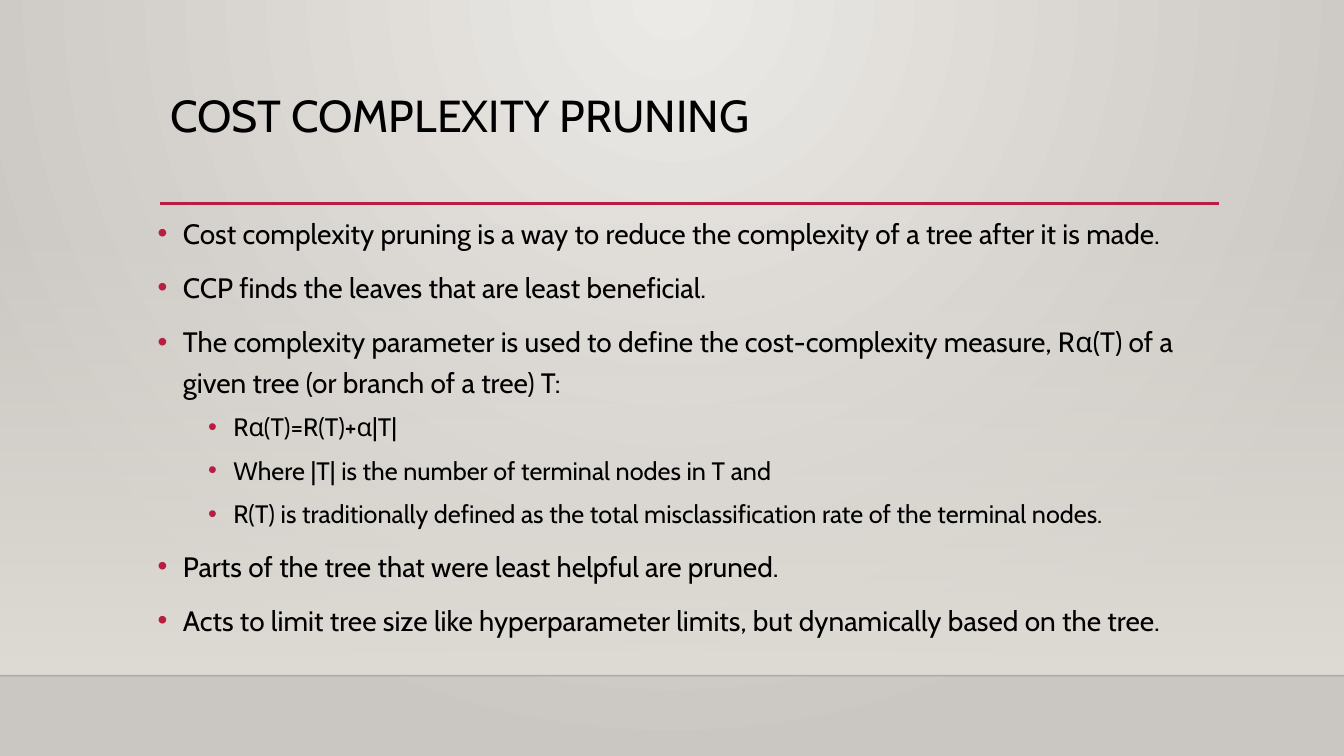
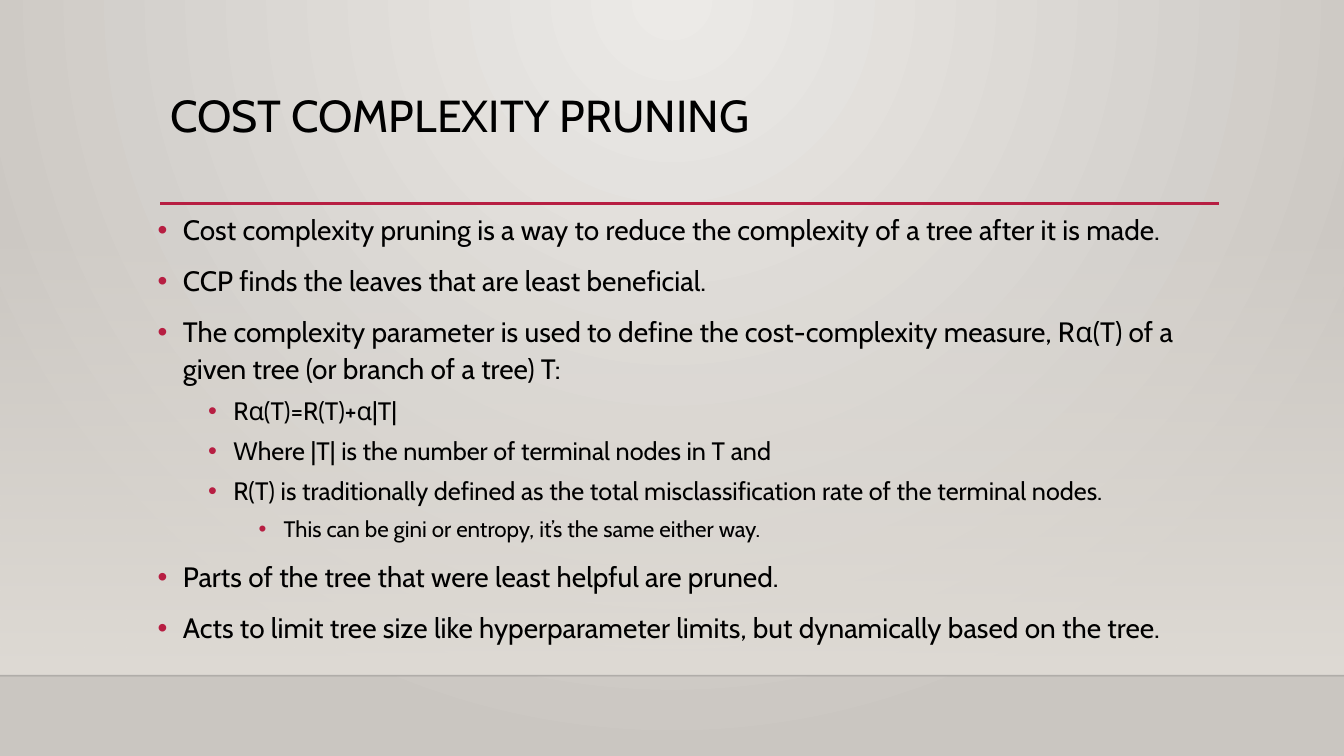
Before and after one commit to AkeemSemperDataScience/Intro_to_Machine_Learning_Students, a slide deck: slide 29 of reference_content/Slides/002_Trees_EDA.pptx (slide 26 before the commit). Drawn at 1344x756 pixels with LibreOffice and Linux fonts; fonts in the diff are those of the drawing; background and template pictures are left out. Boxes give left, top, right and bottom in pixels: in the first picture for what was removed or moved away, otherwise in the second. Text is boxed around its words. In the diff, an @@ line names an element or a change of style, - is before the commit and + after.

```diff
--- a/reference_content/Slides/002_Trees_EDA.pptx
+++ b/reference_content/Slides/002_Trees_EDA.pptx
@@ text at bbox=[183, 219, 1173, 645]: line spacing 1.2 to 1.1 @@
@@ text at bbox=[284, 520, 761, 543]: paragraph added @@
+    • This can be gini or entropy, it’s the same either way.
```
Also in this commit, not shown: 2 other slides changed, 7 slides added, 1 slide removed, 4 other files.
